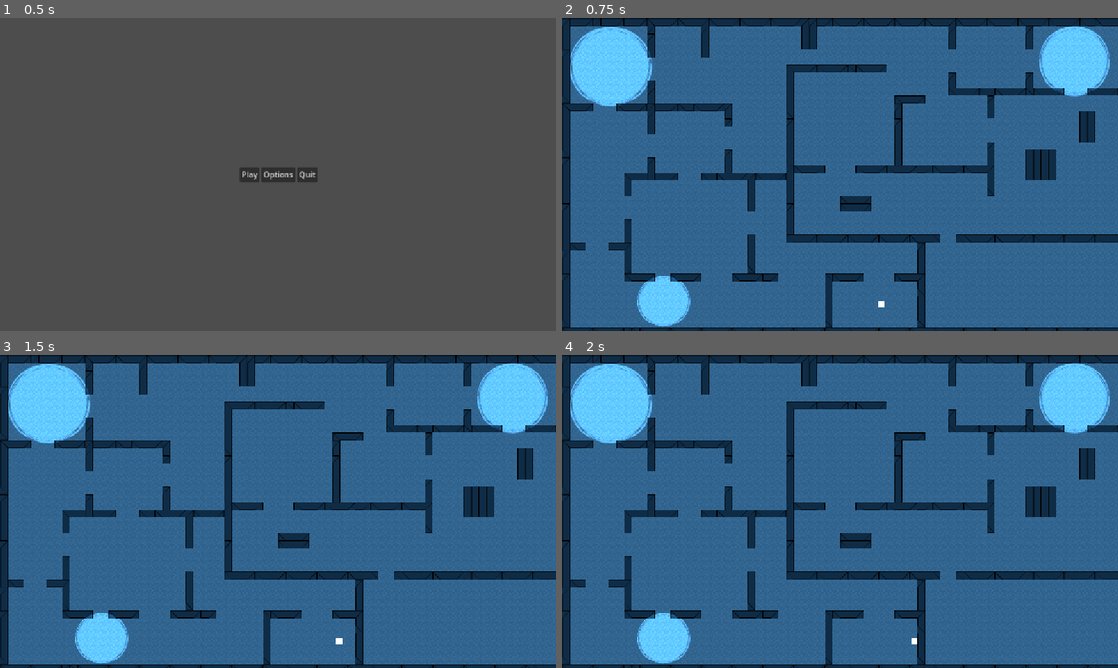
Above: before the commit, frames 1-4 (two rows, left to right).
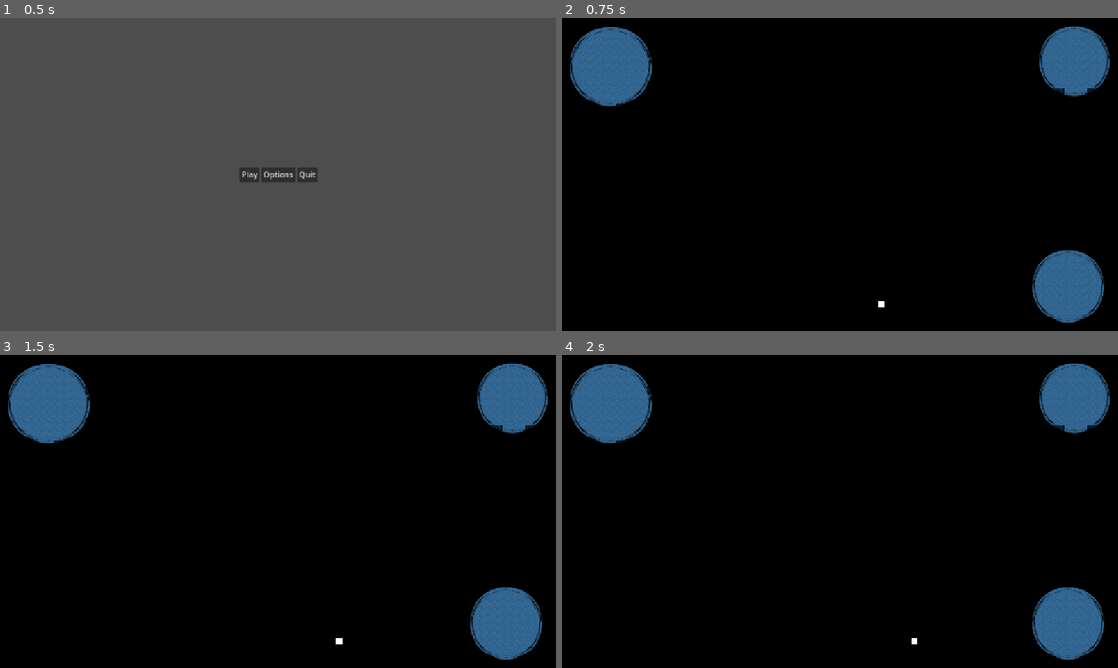
Above: after the commit, the same moments.

Repository: Kybol/LudumDare57
Game: Godot game, scene res://src/game/screens/ui/menus/MainMenu.tscn
Same seed, same stepped clock (60 frames per second), same inputs: the game is played once before the commit and once after it.
Inputs:
- Up to frame 1 (0.5 s): no input
- Up to frame 2 (0.75 s): click "Play" at 0.5 s
- Up to frame 3 (1.5 s): tap Enter at 1.25 s; hold Right (ui_right) from 1.28 s (still down)
- Up to frame 4 (2 s): keep holding Right (ui_right)

Frame 1 is identical in both runs. In frame 2, 96% of the frame differs, in the area x 0-100%, y 0-100%; in frame 3, 96%; in frame 4, 96%.

Commit message:
push lvl design

Diff:
--- a/src/game/screens/test/lvl_monster.tscn
+++ b/src/game/screens/test/lvl_monster.tscn
@@ -109,9 +109,6 @@
 [node name="PlayerStartMarker" parent="AlwaysVisibleLayer" index="0"]
 position = Vector2(661, 591)
 
-[node name="DarkLayer" parent="." index="1"]
-visible = false
-
 [node name="MonsterStartMarker" parent="." index="3"]
 position = Vector2(847, 511)
 
@@ -133,6 +130,6 @@
 texture = ExtResource("3_cbdhw")
 
 [node name="PointLight2D3" type="PointLight2D" parent="." index="7"]
-position = Vector2(210, 586)
-scale = Vector2(0.6075, 0.58)
+position = Vector2(1048, 555)
+scale = Vector2(0.829375, 0.83)
 texture = ExtResource("3_cbdhw")
